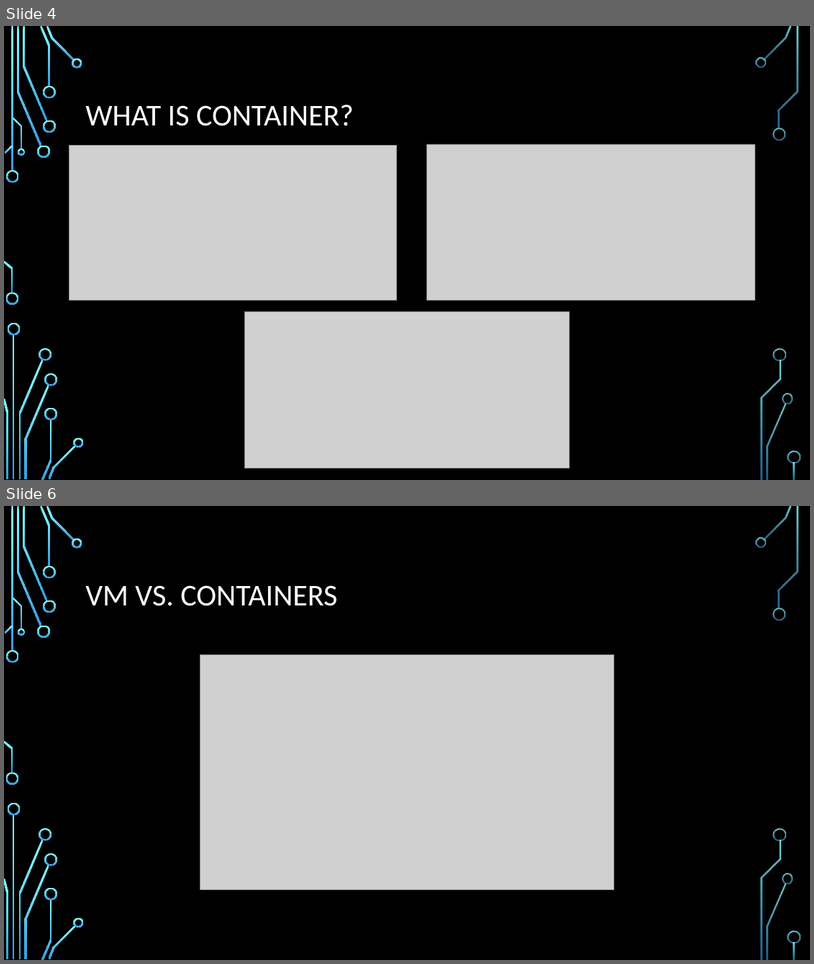
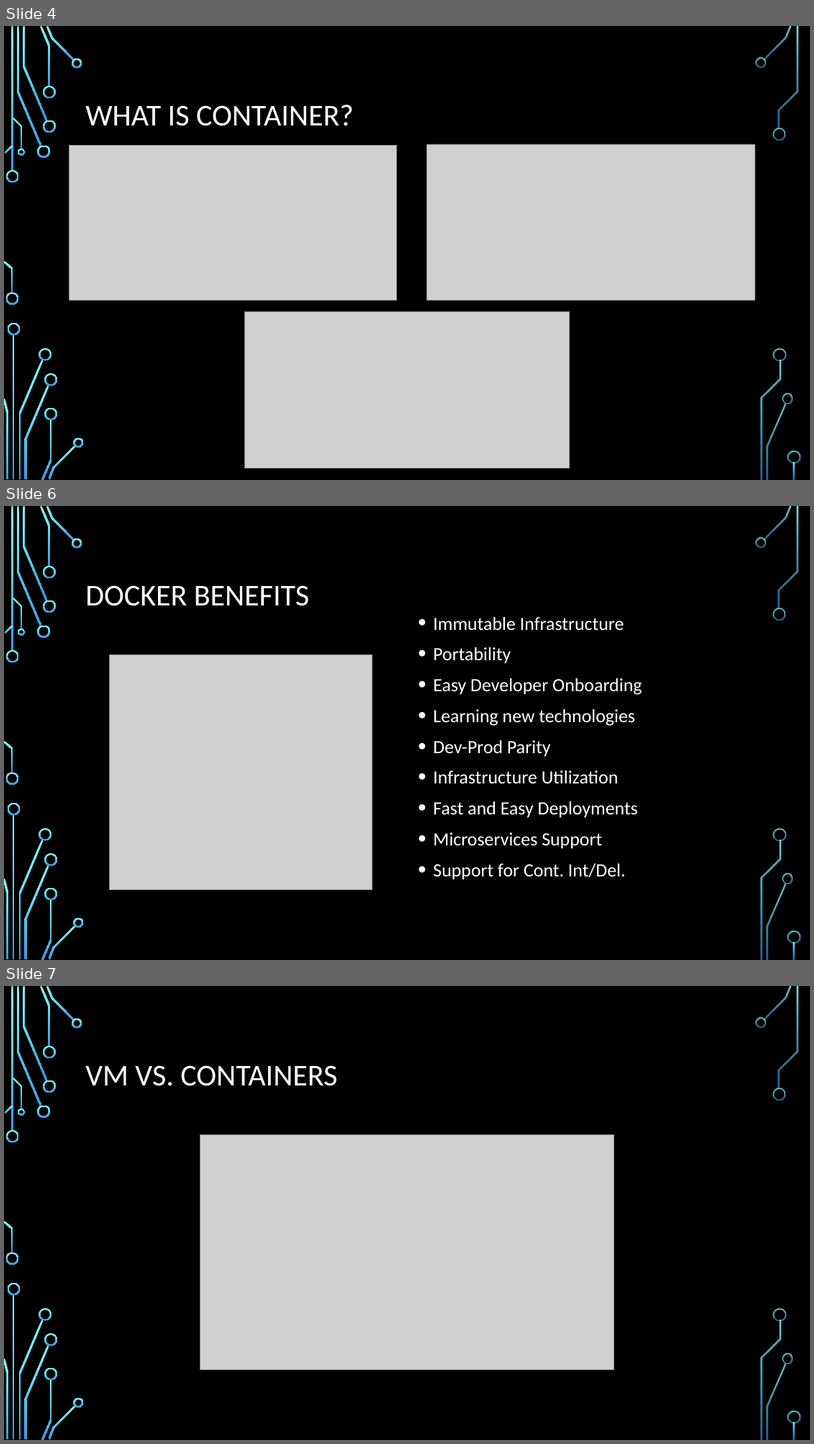
Before and after one commit to serdarmumcu/dockertraining, a slide deck: DOCKER 101.pptx. Shown one above the other, each under a label of ours: slides 4 and 6 before the commit, slides 4, 6 and 7 after it; the slides between them are not shown. The pictures are 814x964 and 814x1444 pixels, drawn with LibreOffice and Linux fonts; fonts in the diff are those of the drawing; grey boxes stand for pictures; background and template pictures are left out. Boxes give left, top, right and bottom in pixels: in the first picture for what was removed or moved away, otherwise in the second. Text is boxed around its words. In the diff, an @@ line names an element or a change of style, - is before the commit and + after.

```diff
--- a/DOCKER 101.pptx
+++ b/DOCKER 101.pptx
@@ slide 6 added at (x1=4, y1=506, x2=810, y2=960), background picture (left out); not listed: 36 template elements that a slide beside it also shows @@
@@ title added at (x1=85, y1=585, x2=309, y2=606), 36 pt, text #FFFFFF @@
+DOCKER BENEFITS
@@ text added at (x1=433, y1=617, x2=642, y2=880), 22.2 pt, text #FFFFFF @@
+• Immutable Infrastructure
+• Portability
+• Easy Developer Onboarding
+• Learning new technologies
+• Dev-Prod Parity
+• Infrastructure Utilization
+• Fast and Easy Deployments
+• Microservices Support
+• Support for Cont. Int/Del.
@@ picture added at (x1=109, y1=655, x2=373, y2=889) @@
@@ what was slide 6 is now slide 7 @@
```
Also in this commit, not shown: 9 slides changed, 1 other slide added.
